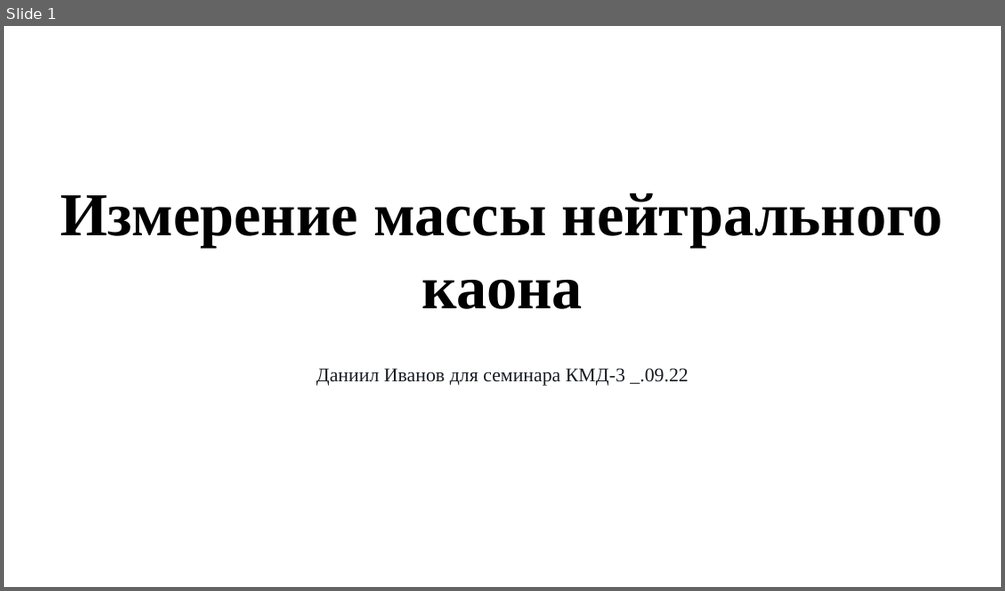
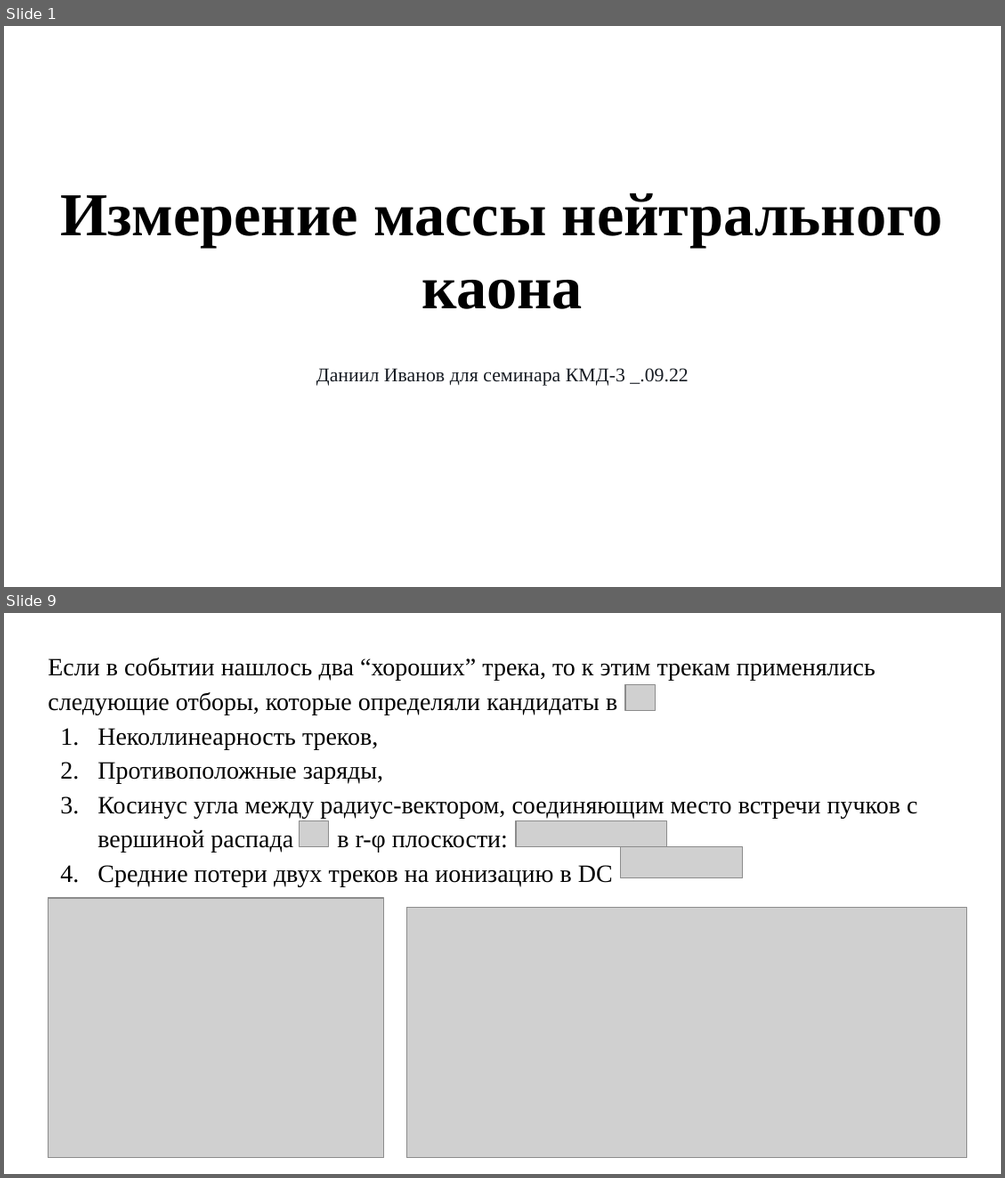
Before and after one commit to AliensWithdrawPeople/KaonMassMeasure, a slide deck: presentation and text/Семинар КМД.pptx. Shown one above the other, each under a label of ours: slide 1 before the commit, slides 1 and 9 after it; the slides between them are not shown. The pictures are 1005x591 and 1005x1178 pixels, drawn with LibreOffice and Linux fonts; fonts in the diff are those of the drawing; grey boxes stand for pictures. Boxes give left, top, right and bottom in pixels: in the first picture for what was removed or moved away, otherwise in the second. Text is boxed around its words. In the diff, an @@ line names an element or a change of style, - is before the commit and + after.

```diff
--- a/presentation and text/Семинар КМД.pptx
+++ b/presentation and text/Семинар КМД.pptx
@@ slide 9 added at (4, 613, 1001, 1174), background #FFFFFF @@
@@ text added at (48, 657, 917, 887), 18 pt, text #000000 @@
+Если в событии нашлось два “хороших” трека, то к этим трекам применялись следующие отборы, которые определяли кандидаты в
+1. Неколлинеарность треков,
+2. Противоположные заряды,
+3. Косинус угла между радиус-вектором, соединяющим место встречи пучков с вершиной распада в r-φ плоскости:
+4. Средние потери двух треков на ионизацию в DC
@@ picture added at (625, 685, 655, 711) @@
@@ picture added at (299, 821, 329, 847) @@
@@ picture added at (516, 821, 666, 847) @@
@@ picture added at (620, 846, 742, 877) @@
@@ picture added at (48, 898, 384, 1158) @@
@@ picture added at (406, 908, 967, 1159) @@
```
Also in this commit, not shown: 4 slides changed, 12 other slides added, 1 slide removed.
